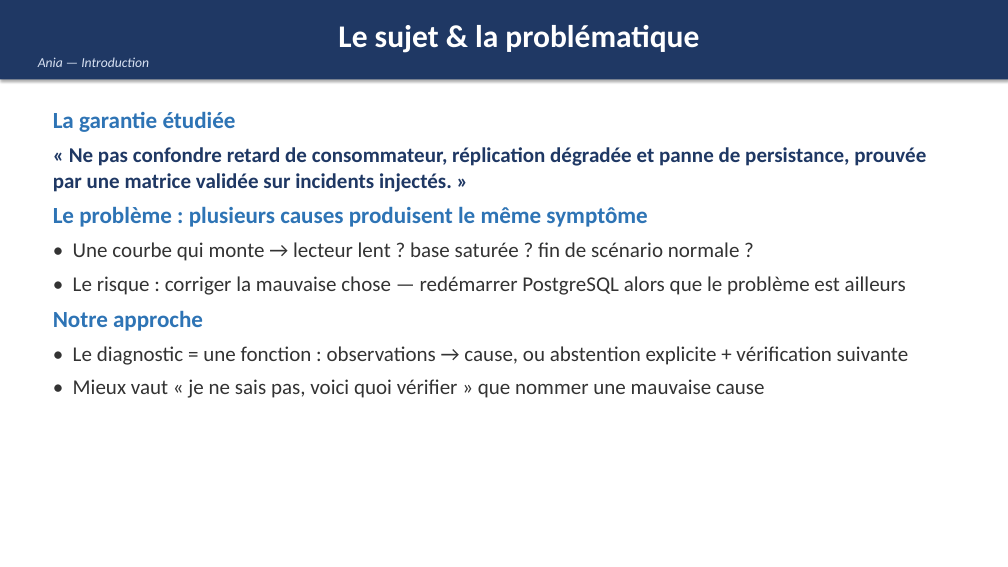
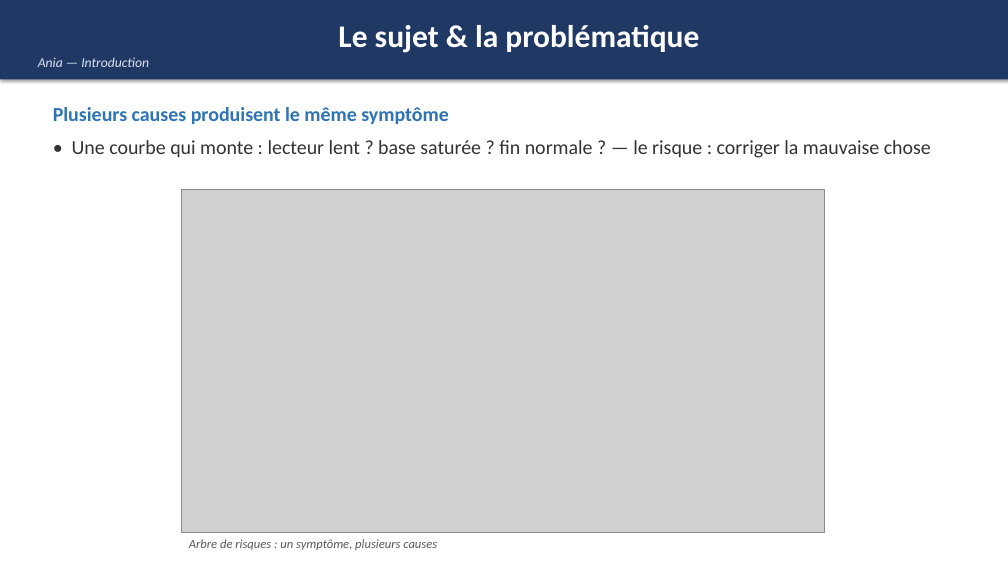
Before and after one commit to TomPERRIN/ISIMA-TP-kafka-2026-observabilite-diagnostique-incidents, a slide deck: slide 2 of travail/soutenance-sae5.pptx. Drawn at 1008x567 pixels with LibreOffice and Linux fonts; fonts in the diff are those of the drawing; grey boxes stand for pictures. Boxes give left, top, right and bottom in pixels: in the first picture for what was removed or moved away, otherwise in the second. Text is boxed around its words. In the diff, an @@ line names an element or a change of style, - is before the commit and + after.

Commit message:
Soutenance : deck allégé (texte réduit) et illustré — arbre de risques, pipeline, architecture, captures dashboard saine et en incident

```diff
--- a/travail/soutenance-sae5.pptx
+++ b/travail/soutenance-sae5.pptx
@@ text at bbox=[53, 107, 931, 158]: text changed; size 20 to 19 pt @@
-La garantie étudiée
-« Ne pas confondre retard de consommateur, réplication dégradée et panne de persistance, prouvée par une matrice validée sur incidents injectés. »
-Le problème : plusieurs causes produisent le même symptôme
-• Une courbe qui monte → lecteur lent ? base saturée ? fin de scénario normale ?
-• Le risque : corriger la mauvaise chose — redémarrer PostgreSQL alors que le problème est ailleurs
-Notre approche
-• Le diagnostic = une fonction : observations → cause, ou abstention explicite + vérification suivante
-• Mieux vaut « je ne sais pas, voici quoi vérifier » que nommer une mauvaise cause
+Plusieurs causes produisent le même symptôme
+• Une courbe qui monte : lecteur lent ? base saturée ? fin normale ? — le risque : corriger la mauvaise chose
@@ picture added at bbox=[181, 189, 824, 532] @@
@@ text added at bbox=[189, 539, 437, 550], 12 pt, text #595959, italic @@
+Arbre de risques : un symptôme, plusieurs causes
```
Also in this commit, not shown: 9 other slides changed.
